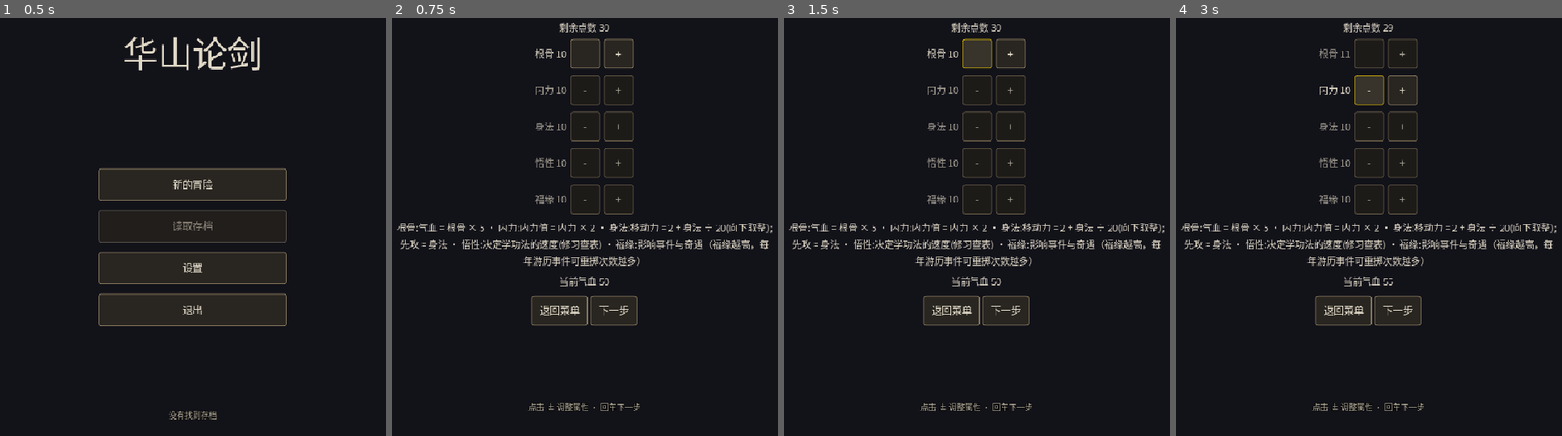
Above: before the commit, frames 1-4 (left to right).
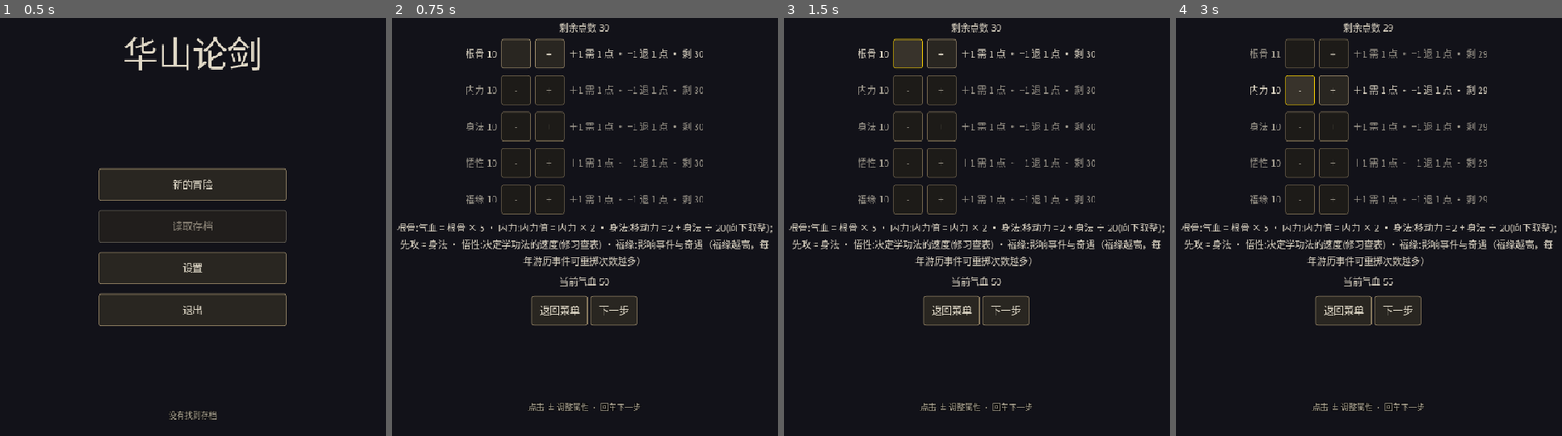
Above: after the commit, the same moments.

Repository: linxuhao/jinyong-heroes
Game: Godot game, scene res://scenes/menu.tscn
Same seed, same stepped clock (60 frames per second), same inputs: the game is played once before the commit and once after it. Sound files missing from this copy of the repository are replaced by a short silence.
Inputs:
- Up to frame 1 (0.5 s): no input
- Up to frame 2 (0.75 s): click "新的冒险" at 0.5 s
- Up to frame 3 (1.5 s): click "-" at 1.25 s
- Up to frame 4 (3 s): click "+" at 2 s; click "-" at 2.75 s

Frame 1 is identical in both runs. In frame 2, 3.3% of the frame differs, in the area x 19-81%, y 4-48%; in frame 3, 4.2%; in frame 4, 4.2%.

Commit message:
dpe_game/t_impl: feat_c1_creation_point_cost [jinyong-nav] (6 file(s))

Diff:
--- a/scenes/segments/creation.tscn
+++ b/scenes/segments/creation.tscn
@@ -74,6 +74,9 @@
 custom_minimum_size = Vector2(44, 34)
 text = "+"
 focus_mode = 0
+[node name="AttrCostLabel0" type="Label" parent="MouseBox/AttrBox/AttrRow0"]
+custom_minimum_size = Vector2(0, 0)
+text = ""
 
 [node name="AttrRow1" type="HBoxContainer" parent="MouseBox/AttrBox"]
 	custom_minimum_size = Vector2(0, 44)
@@ -91,6 +94,9 @@
 custom_minimum_size = Vector2(44, 34)
 text = "+"
 focus_mode = 0
+[node name="AttrCostLabel1" type="Label" parent="MouseBox/AttrBox/AttrRow1"]
+custom_minimum_size = Vector2(0, 0)
+text = ""
 
 [node name="AttrRow2" type="HBoxContainer" parent="MouseBox/AttrBox"]
 	custom_minimum_size = Vector2(0, 44)
@@ -108,6 +114,9 @@
 custom_minimum_size = Vector2(44, 34)
 text = "+"
 focus_mode = 0
+[node name="AttrCostLabel2" type="Label" parent="MouseBox/AttrBox/AttrRow2"]
+custom_minimum_size = Vector2(0, 0)
+text = ""
 
 [node name="AttrRow3" type="HBoxContainer" parent="MouseBox/AttrBox"]
 	custom_minimum_size = Vector2(0, 44)
@@ -125,6 +134,9 @@
 custom_minimum_size = Vector2(44, 34)
 text = "+"
 focus_mode = 0
+[node name="AttrCostLabel3" type="Label" parent="MouseBox/AttrBox/AttrRow3"]
+custom_minimum_size = Vector2(0, 0)
+text = ""
 
 [node name="AttrRow4" type="HBoxContainer" parent="MouseBox/AttrBox"]
 	custom_minimum_size = Vector2(0, 44)
@@ -142,6 +154,9 @@
 custom_minimum_size = Vector2(44, 34)
 text = "+"
 focus_mode = 0
+[node name="AttrCostLabel4" type="Label" parent="MouseBox/AttrBox/AttrRow4"]
+custom_minimum_size = Vector2(0, 0)
+text = ""
 
 [node name="AttrDescLabel" type="Label" parent="MouseBox/AttrBox"]
 custom_minimum_size = Vector2(0, 48)
--- a/scripts/autoload/i18n.gd
+++ b/scripts/autoload/i18n.gd
@@ -199,6 +199,7 @@
 	"上一步": "Previous",
 	"确认踏上江湖": "Begin the Journey",
 	"剩余点数 %d": "Points left: %d",
+	"＋1 需 %d 点 · −1 退 %d 点 · 剩 %d": "Raise +1: %d pts · Lower -1: %d pts · Left: %d",
 	"已选": "Chosen",
 	"当前气血 %d": "Current HP: %d",
 	"根骨": "Bone",
Not shown, changed: playtest/_common.yaml
Not shown, added: playtest/trait_point_cost_visible.yaml
Not shown, added: final/delivery_notes_feat_c1_creation_point_cost.md
Not shown, changed: tests/test_playtest_contract_smoke.py
